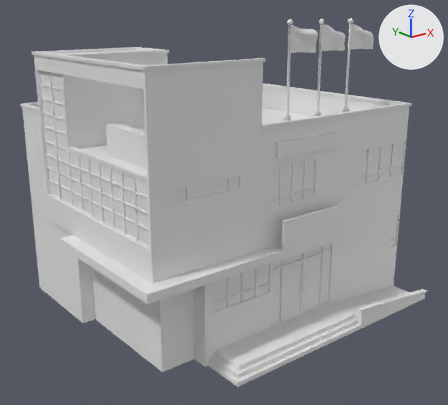
Before and after pictures for a commit that changed the FBX model Assets/Resources/Models/PoliceStaion.fbx.
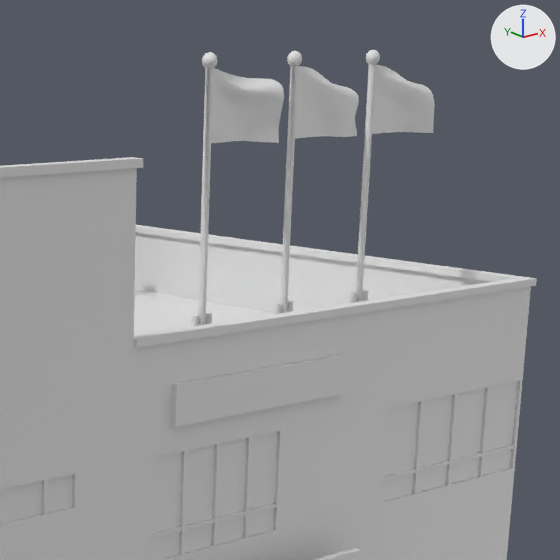
Old and new are each drawn whole from a 50 mm camera at (-14.45, -14.01, 10.98) aimed at (-0.51, 3.41, 4.01) and again close up on the part from 47% to 94% of the width and 0% to 51% of the height. Lighting does not change. The marker at upper right points along +X, +Y and +Z. Vertices at the same position are counted once.

Names of what the first close-up shows: 'PoliceStation'.
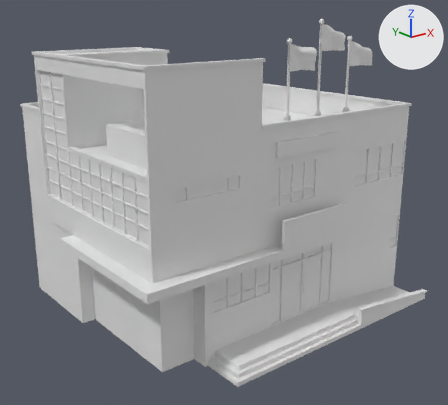
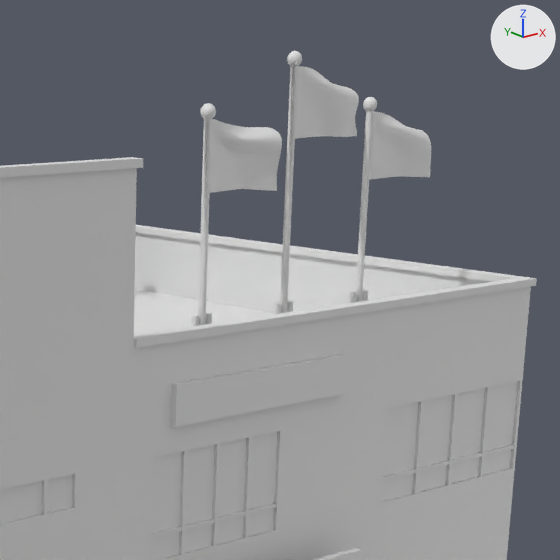
Location of each change, [x1, y1, x2, y2] in pixels of the close-ups (560 x 560 px; the box of a moved part takes in the faces that stretch with it):
'PoliceStation', reshaped: before [0, 50, 537, 560]; after [0, 51, 537, 560]
part 1 of me_cube_001, moved or reshaped: before [211, 68, 284, 143]; after [210, 119, 282, 193]
part 2 of me_cube_001, moved or reshaped: before [372, 65, 435, 134]; after [369, 111, 431, 180]
part 3 of me_cube_001, moved or reshaped: before [200, 52, 218, 235]; after [200, 103, 216, 235]
part 4 of me_cube_001, moved or reshaped: before [360, 50, 380, 218]; after [360, 97, 377, 218]

What changed in the scene script:
```text
Change me_cube_001:
    where me_cube_001.from_pydata(...)  # 1950 vertices, 1469 faces; spans x -5.92..6.24, y -3.99..6.61, z -6.02..4.61
    used by ob_policestation; location = (-0.43, 2.44, 6.02)
    me_cube_001 part 1: the loose piece of 247 vertices spanning x 0.92..2.24, y -1.31..-1.05, z 3.49..4.43 is moved by (0.0, 0.0, -0.6)
    me_cube_001 part 2: the loose piece of 247 vertices spanning x 3.92..5.26, y -1.3..-0.9, z 3.49..4.43 is moved by (0.0, 0.0, -0.6)
    me_cube_001 part 3: 37 of the vertices in x 0.79..0.97, y -1.39..-1.19, z 4.41..4.61 are moved by (0.0, 0.0, -0.6)
    me_cube_001 part 4: 37 of the vertices in x 3.79..3.97, y -1.39..-1.19, z 4.41..4.61 are moved by (0.0, 0.0, -0.6)
```
